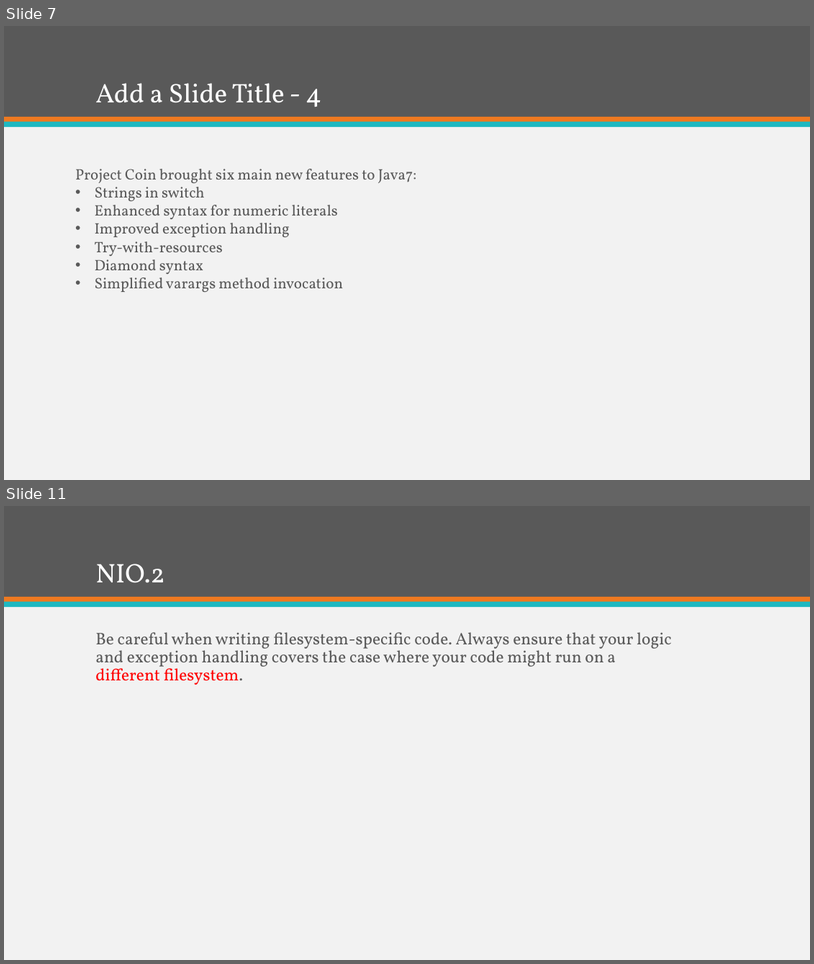
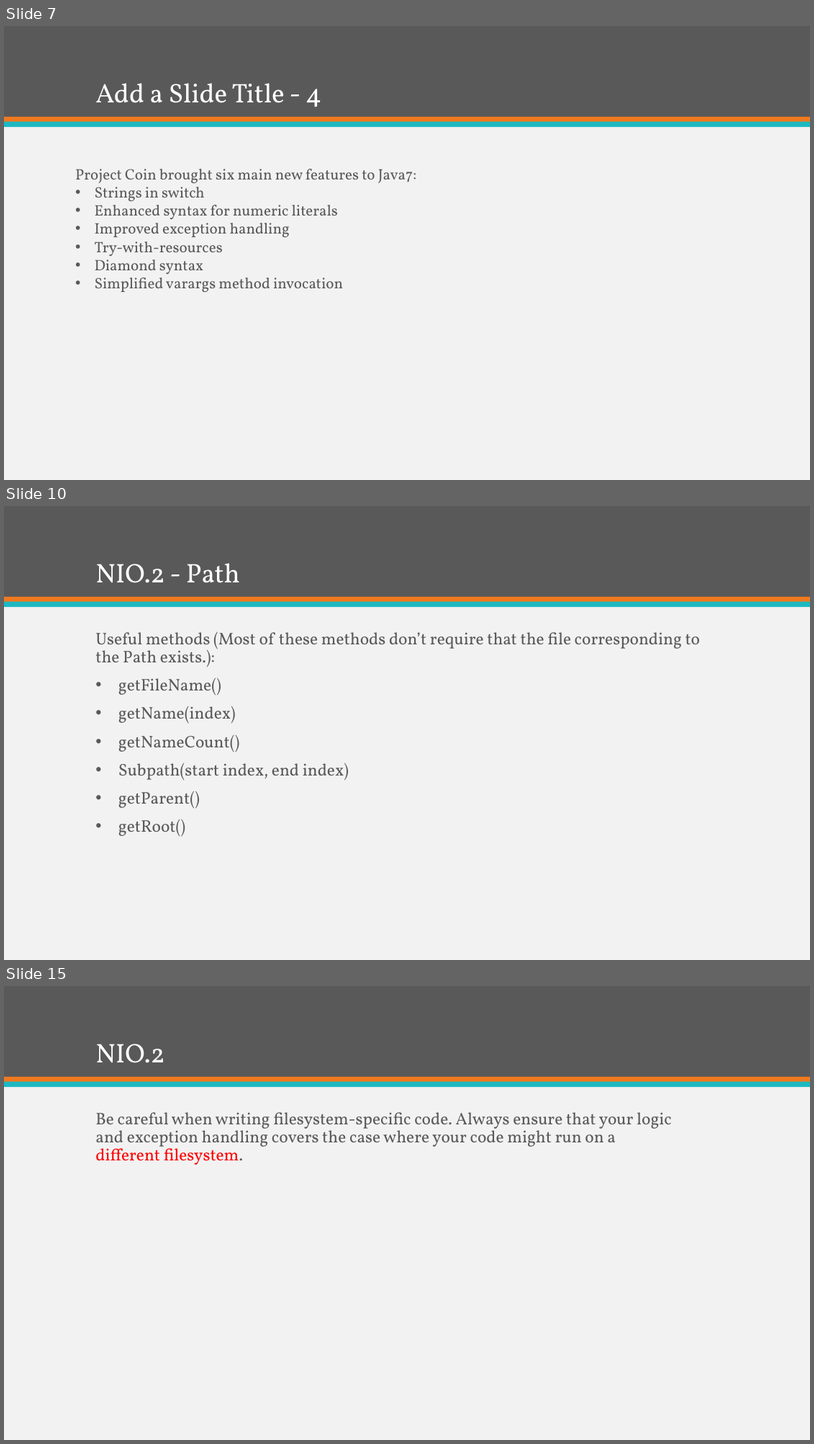
Before and after one commit to KKAries/my-repository, a slide deck: Brief Introduction of Java 7.pptx. Shown one above the other, each under a label of ours: slides 7 and 11 before the commit, slides 7, 10 and 15 after it; the slides between them are not shown. The pictures are 814x964 and 814x1444 pixels, drawn with LibreOffice and Linux fonts; fonts in the diff are those of the drawing. Boxes give left, top, right and bottom in pixels: in the first picture for what was removed or moved away, otherwise in the second. Text is boxed around its words. In the diff, an @@ line names an element or a change of style, - is before the commit and + after.

```diff
--- a/Brief Introduction of Java 7.pptx
+++ b/Brief Introduction of Java 7.pptx
@@ slide 10 added at <box>4,506,810,960</box>, background #F2F2F2; not listed: 3 template elements that a slide beside it also shows @@
@@ title added at <box>95,563,240,583</box>, 32 pt, text #FFFFFF @@
+NIO.2 - Path
@@ text added at <box>95,632,700,836</box>, 20 pt, text #595959 @@
+Useful methods (Most of these methods don’t require that the file corresponding to the Path exists.):
+• getFileName()
+• getName(index)
+• getNameCount()
+• Subpath(start index, end index)
+• getParent()
+• getRoot()
@@ what was slide 11 is now slide 15 @@
```
Also in this commit, not shown: 3 slides changed, 10 other slides added, 2 other files.
